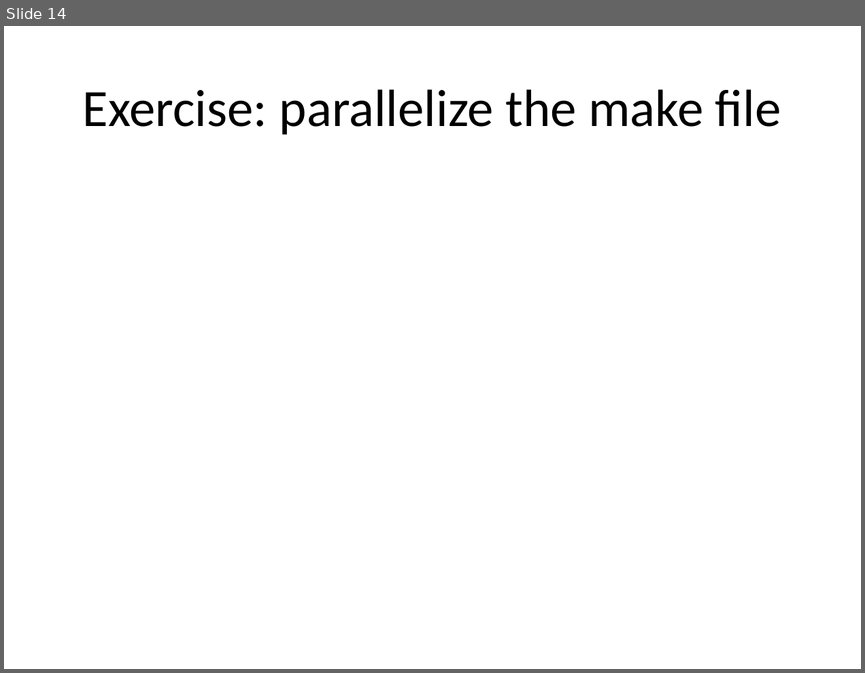
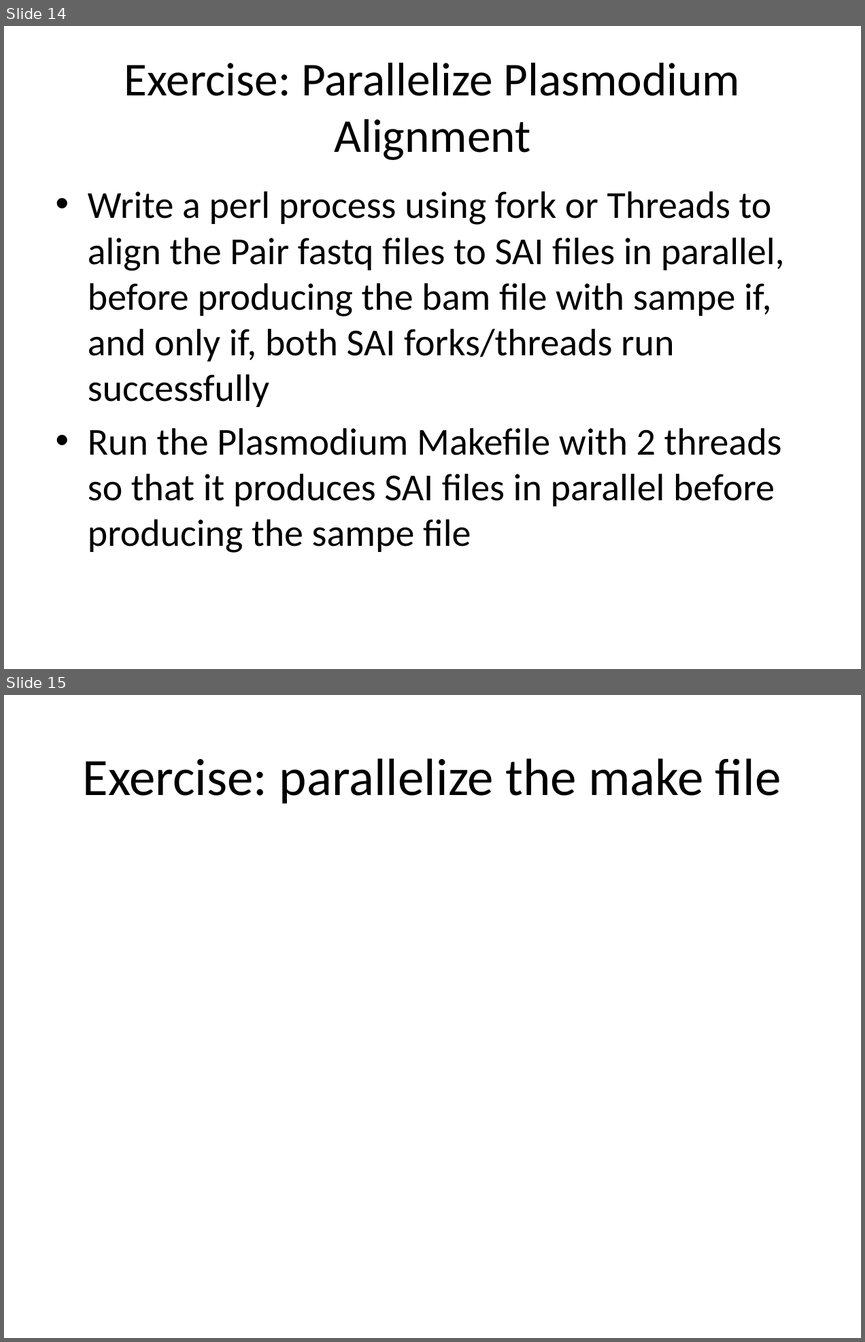
Before and after one commit to rvosa/ngs-workflows, a slide deck: doc/slides/day3/session3/Parallelization.pptx. Shown one above the other, each under a label of ours: slide 14 before the commit, slides 14 and 15 after it. The pictures are 865x673 and 865x1342 pixels, drawn with LibreOffice and Linux fonts; fonts in the diff are those of the drawing. Boxes give left, top, right and bottom in pixels: in the first picture for what was removed or moved away, otherwise in the second. Text is boxed around its words. In the diff, an @@ line names an element or a change of style, - is before the commit and + after.

Commit message:
minor addition to Exercise

```diff
--- a/doc/slides/day3/session3/Parallelization.pptx
+++ b/doc/slides/day3/session3/Parallelization.pptx
@@ slide 14 added at box(4, 26, 861, 669), background #FFFFFF @@
@@ title added at box(124, 63, 740, 160), 39.6 pt, text #000000 @@
+Exercise: Parallelize Plasmodium Alignment
@@ text added at box(88, 191, 785, 552), 32 pt, text #000000 @@
+• Write a perl process using fork or Threads to align the Pair fastq files to SAI files in parallel, before producing the bam file with sampe if, and only if, both SAI forks/threads run successfully
+• Run the Plasmodium Makefile with 2 threads so that it produces SAI files in parallel before producing the sampe file
@@ what was slide 14 is now slide 15 @@
```
Also in this commit, not shown: 1 other slide added, 1 slide removed.
